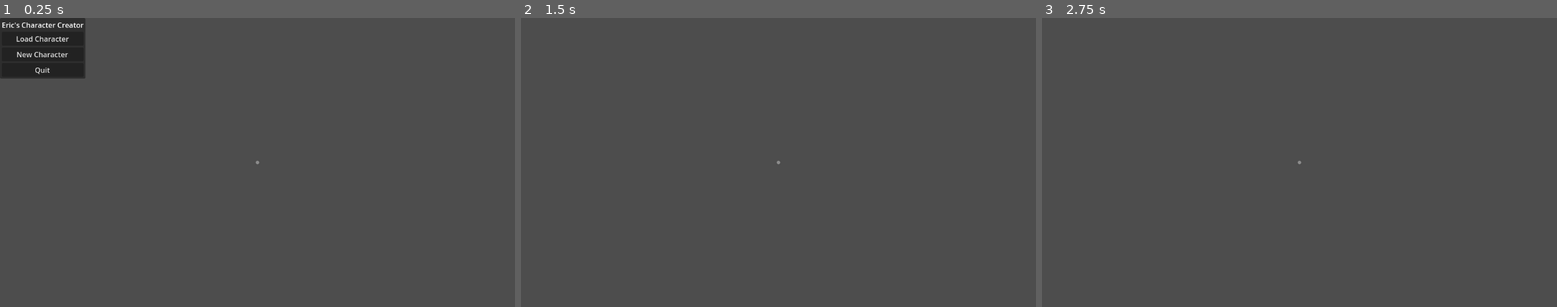
Above: before the commit, frames 1-3 (left to right).
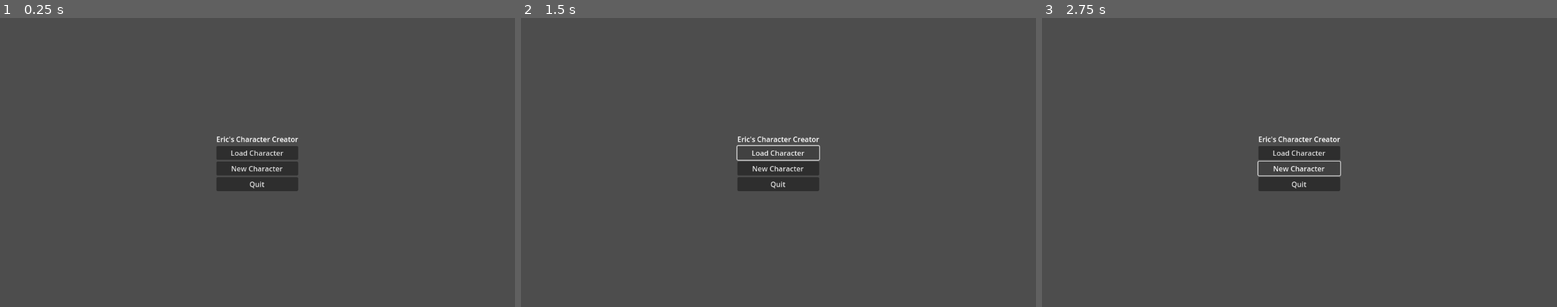
Above: after the commit, the same moments.

Repository: eodomo/Eric-s-Character-Creator
Game: Godot game, scene res://Scenes/main_menu.tscn
Two runs of this game, one before a commit and one after it. Both use one fixed random seed, a clock stepped at 60 frames per second and the inputs below.
Inputs (mouse positions are in pixels of both pictures, inside the frame that each line leads up to):
- Up to frame 1 (0.25 s): no input
- Up to frame 2 (1.5 s): click (799, 168) at 0.5 s, where only the run before the commit has a clickable "Character 1"; click (778, 153) at 1.25 s, where only the run after the commit has a clickable "Load Character"
- Up to frame 3 (2.75 s): click (1299, 168) at 2 s, where only the run after the commit has a clickable "New Character"

The runs differ from the first frame. In frame 1, 5.6% of the frame differs, in the area x 0-58%, y 0-60%; in frame 2, 1.8%; in frame 3, 1.8%.

Commit message:
fix main menu

Diff:
--- a/Scenes/main_menu.tscn
+++ b/Scenes/main_menu.tscn
@@ -19,49 +19,45 @@
 grow_horizontal = 2
 grow_vertical = 2
 
-[node name="CenterContainer2" type="CenterContainer" parent="AspectRatioContainer"]
+[node name="CenterContainer" type="CenterContainer" parent="AspectRatioContainer"]
 layout_mode = 2
 
-[node name="LoadCharacter ScrollContainer" type="ScrollContainer" parent="AspectRatioContainer/CenterContainer2"]
+[node name="VBoxContainer" type="VBoxContainer" parent="AspectRatioContainer/CenterContainer"]
 layout_mode = 2
+alignment = 1
 
-[node name="VBoxContainer" type="VBoxContainer" parent="AspectRatioContainer/CenterContainer2/LoadCharacter ScrollContainer"]
+[node name="Title" type="Label" parent="AspectRatioContainer/CenterContainer/VBoxContainer"]
 layout_mode = 2
+text = "Eric's Character Creator"
+horizontal_alignment = 1
 
-[node name="Button" type="Button" parent="AspectRatioContainer/CenterContainer2/LoadCharacter ScrollContainer/VBoxContainer"]
+[node name="Load Character" type="Button" parent="AspectRatioContainer/CenterContainer/VBoxContainer"]
 layout_mode = 2
-text = "Character 1"
+text = "Load Character"
 
-[node name="CenterContainer" type="CenterContainer" parent="AspectRatioContainer"]
-visible = false
+[node name="New Character Button" type="Button" parent="AspectRatioContainer/CenterContainer/VBoxContainer"]
 layout_mode = 2
+text = "New Character"
 
-[node name="PopupPanel" type="PopupPanel" parent="AspectRatioContainer/CenterContainer"]
+[node name="Quit Button" type="Button" parent="AspectRatioContainer/CenterContainer/VBoxContainer"]
+layout_mode = 2
+text = "Quit"
+
+[node name="PopupPanel" type="PopupPanel" parent="AspectRatioContainer"]
+initial_position = 2
 size = Vector2i(191, 136)
-visible = true
 
-[node name="VBoxContainer" type="VBoxContainer" parent="AspectRatioContainer/CenterContainer/PopupPanel"]
+[node name="LoadCharacter ScrollContainer" type="ScrollContainer" parent="AspectRatioContainer/PopupPanel"]
 offset_left = 4.0
 offset_top = 4.0
 offset_right = 187.0
 offset_bottom = 132.0
-alignment = 1
 
-[node name="Title" type="Label" parent="AspectRatioContainer/CenterContainer/PopupPanel/VBoxContainer"]
+[node name="VBoxContainer" type="VBoxContainer" parent="AspectRatioContainer/PopupPanel/LoadCharacter ScrollContainer"]
 layout_mode = 2
-text = "Eric's Character Creator"
-horizontal_alignment = 1
 
-[node name="Load Character" type="Button" parent="AspectRatioContainer/CenterContainer/PopupPanel/VBoxContainer"]
+[node name="Button" type="Button" parent="AspectRatioContainer/PopupPanel/LoadCharacter ScrollContainer/VBoxContainer"]
 layout_mode = 2
-text = "Load Character"
+text = "Character 1"
 
-[node name="New Character Button" type="Button" parent="AspectRatioContainer/CenterContainer/PopupPanel/VBoxContainer"]
-layout_mode = 2
-text = "New Character"
-
-[node name="Quit Button" type="Button" parent="AspectRatioContainer/CenterContainer/PopupPanel/VBoxContainer"]
-layout_mode = 2
-text = "Quit"
-
-[connection signal="button_up" from="AspectRatioContainer/CenterContainer/PopupPanel/VBoxContainer/Quit Button" to="." method="_on_quit_button_button_up"]
+[connection signal="button_up" from="AspectRatioContainer/CenterContainer/VBoxContainer/Quit Button" to="." method="_on_quit_button_button_up"]
